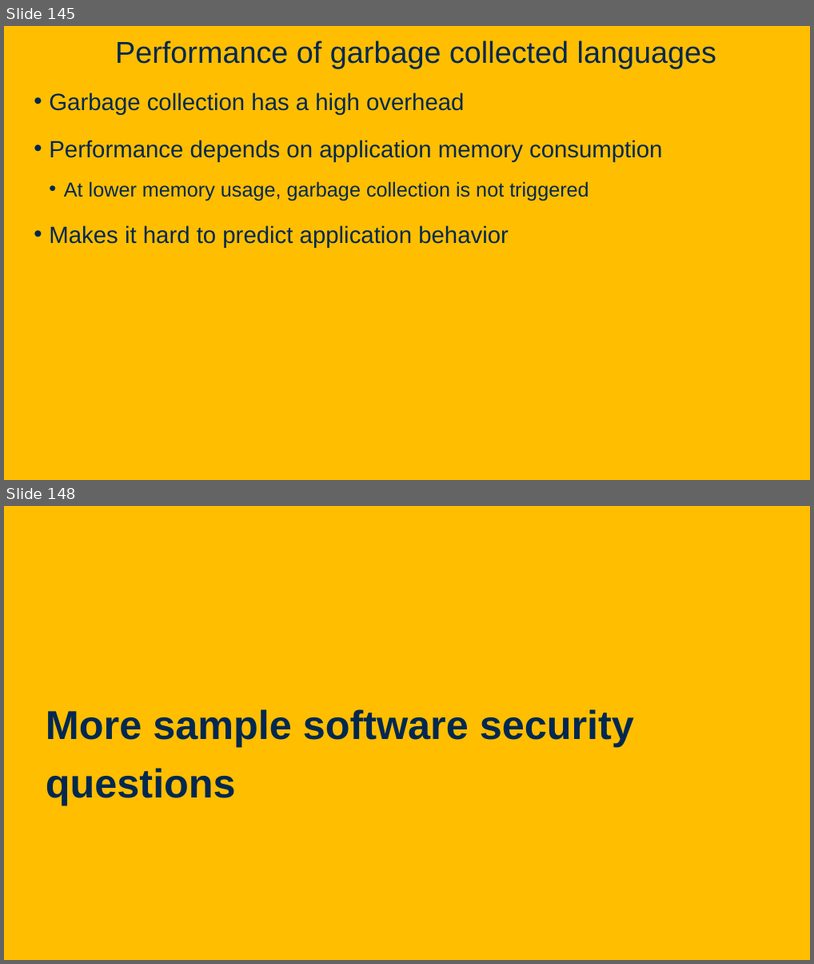
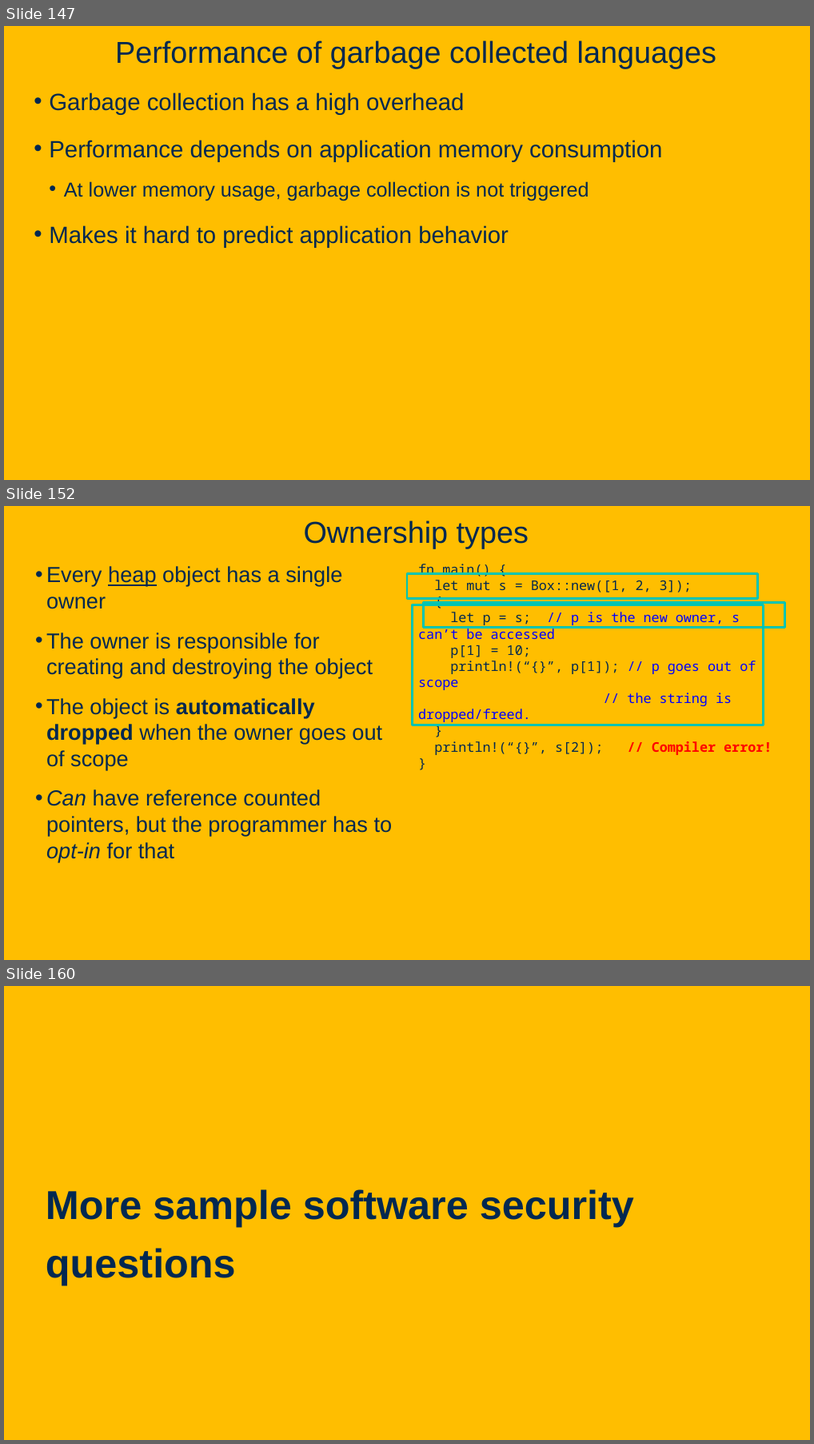
Before and after one commit to davsec-teaching/ecs160-f25, a slide deck: slides/9_software_security.pptx. Shown one above the other, each under a label of ours: slides 145 and 148 before the commit, slides 147, 152 and 160 after it; the slides between them are not shown. The pictures are 814x964 and 814x1444 pixels, drawn with LibreOffice and Linux fonts; fonts in the diff are those of the drawing; background and template pictures are left out. Boxes give left, top, right and bottom in pixels: in the first picture for what was removed or moved away, otherwise in the second. Text is boxed around its words. In the diff, an @@ line names an element or a change of style, - is before the commit and + after.

```diff
--- a/slides/9_software_security.pptx
+++ b/slides/9_software_security.pptx
@@ slide 152 added at [4,506,810,960], background picture (left out) @@
@@ title added at [304,520,529,548], 36 pt, text #022850 @@
+Ownership types
@@ text added at [46,566,393,862], 25.9 pt, text #022850 @@
+• Every heap object has a single owner
+• The owner is responsible for creating and destroying the object
+• The object is automatically dropped when the owner goes out of scope
+• Can have reference counted pointers, but the programmer has to opt-in for that
@@ rectangle added at [407,574,758,599], outline #00C4B2 2.75 pt @@
@@ text added at [418,564,772,755], 16 pt, text #022850 @@
+fn main() {
+let mut s = Box::new([1, 2, 3]);
+{
+let p = s; // p is the new owner, s can’t be accessed
+p[1] = 10;
+println!(“{}”, p[1]); // p goes out of scope
+// the string is dropped/freed.
+}
+println!(“{}”, s[2]); // Compiler error!
+}
@@ rectangle added at [412,604,763,725], outline #00C4B2 2.75 pt @@
@@ rectangle added at [423,602,785,627], outline #00C4B2 2.75 pt @@
@@ what was slide 145 is now slide 147 @@
@@ what was slide 148 is now slide 160 @@
```
Also in this commit, not shown: 1 slide changed, 12 other slides added, 1 slide removed.
